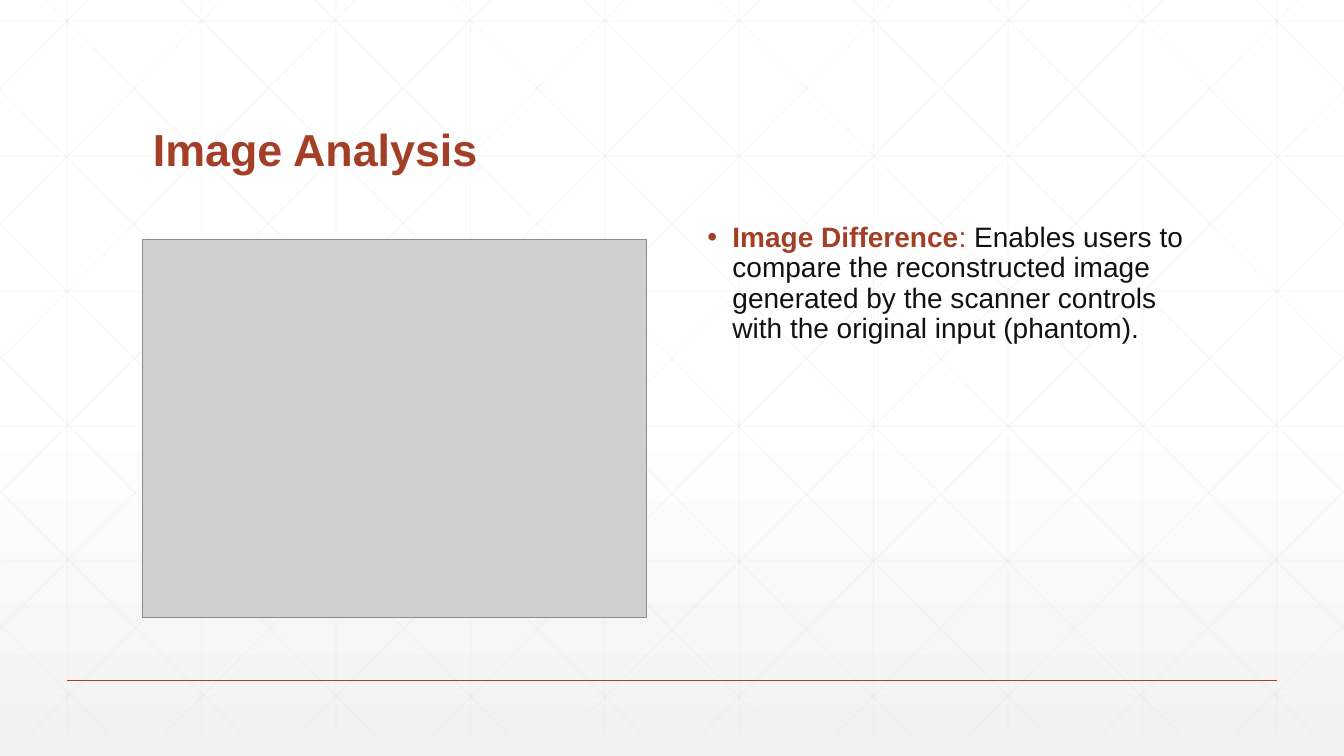
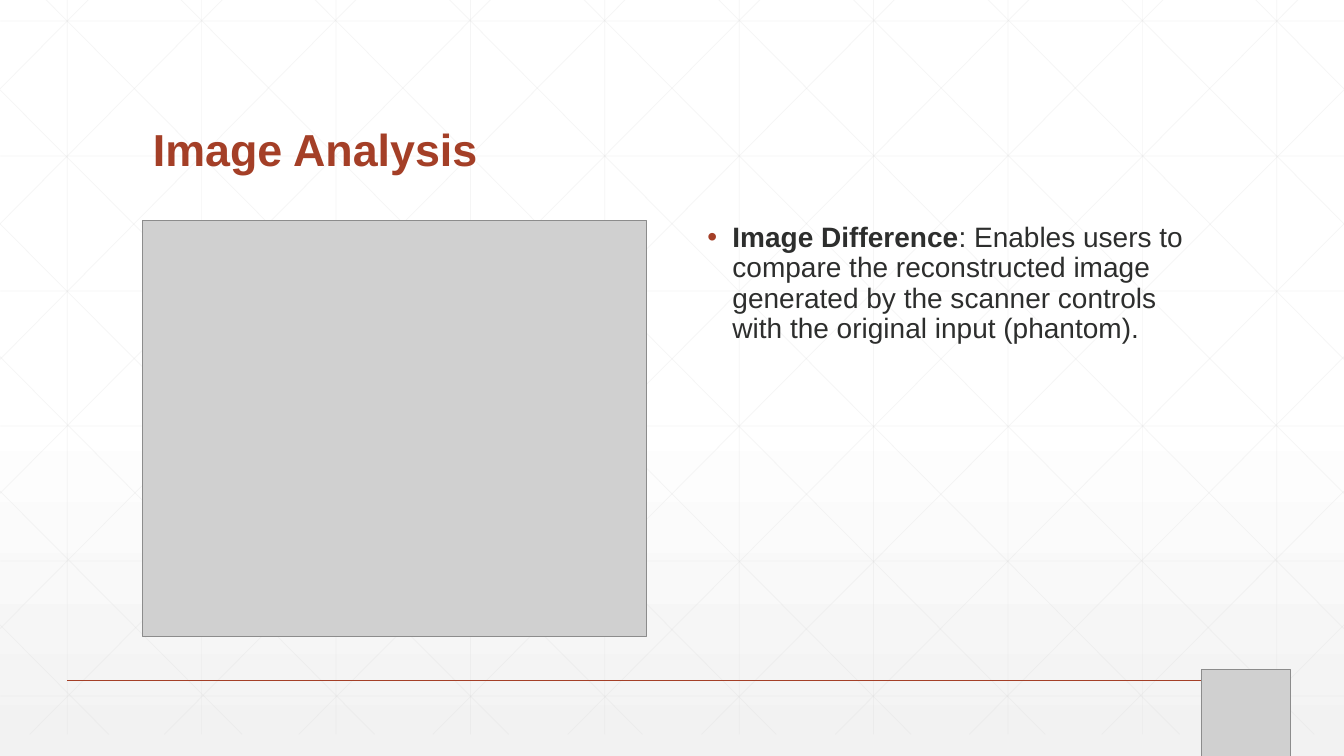
Before and after one commit to IlianaCh/VirtualCTScanner, a slide deck: slide 14 of Virtual CT Scanner.pptx. Drawn at 1344x756 pixels with LibreOffice and Linux fonts; fonts in the diff are those of the drawing; grey boxes stand for pictures. Boxes give left, top, right and bottom in pixels: in the first picture for what was removed or moved away, otherwise in the second. Text is boxed around its words. In the diff, an @@ line names an element or a change of style, - is before the commit and + after.

```diff
--- a/Virtual CT Scanner.pptx
+++ b/Virtual CT Scanner.pptx
@@ picture: place and size @@
-picture at <box>143,239,647,617</box>
+picture at <box>143,221,647,636</box>
@@ text "Image Difference: Enables users to ..." at <box>732,226,1182,343</box>: text colour #A43F27 to #2D2E2D in "Image Difference:"; text colour #111111 to #2D2E2D in "Enables users to compare the reconstructed image ..." @@
@@ picture added at <box>1202,669,1292,756</box> @@
```
Also in this commit, not shown: 5 other slides changed.
